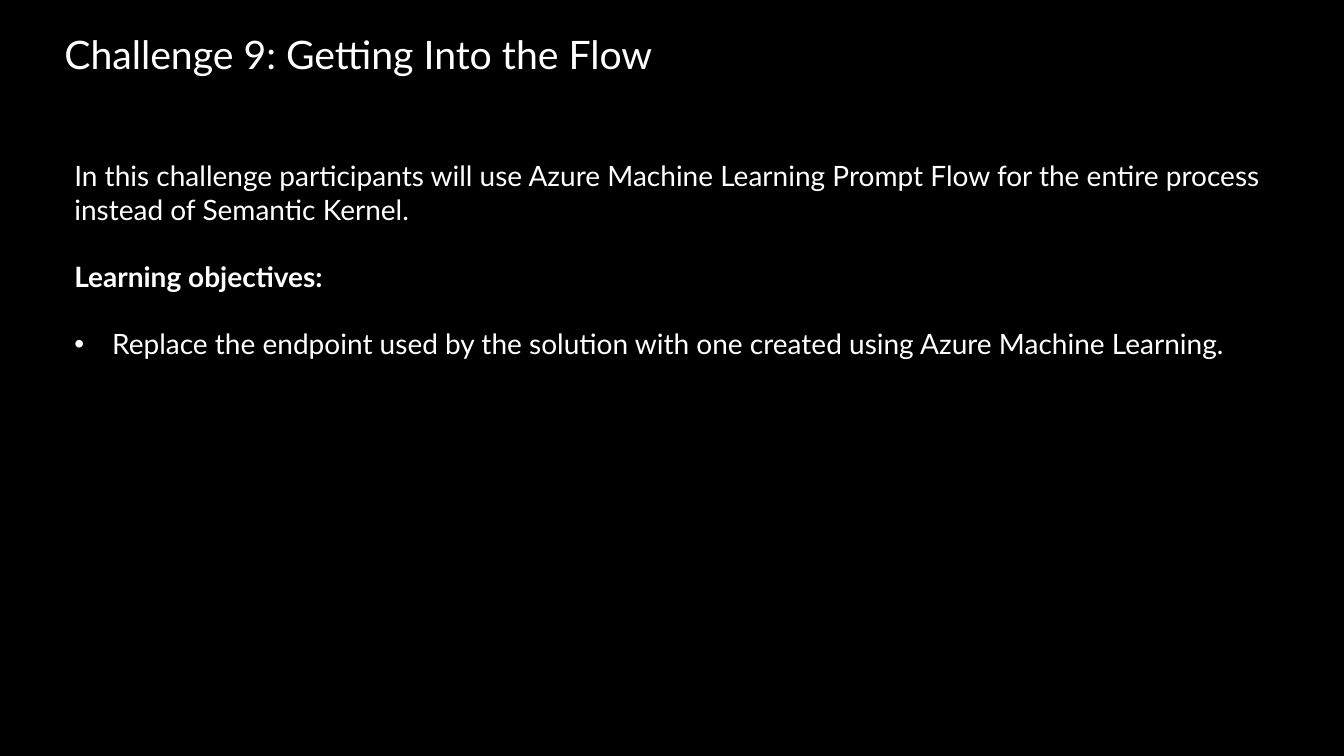
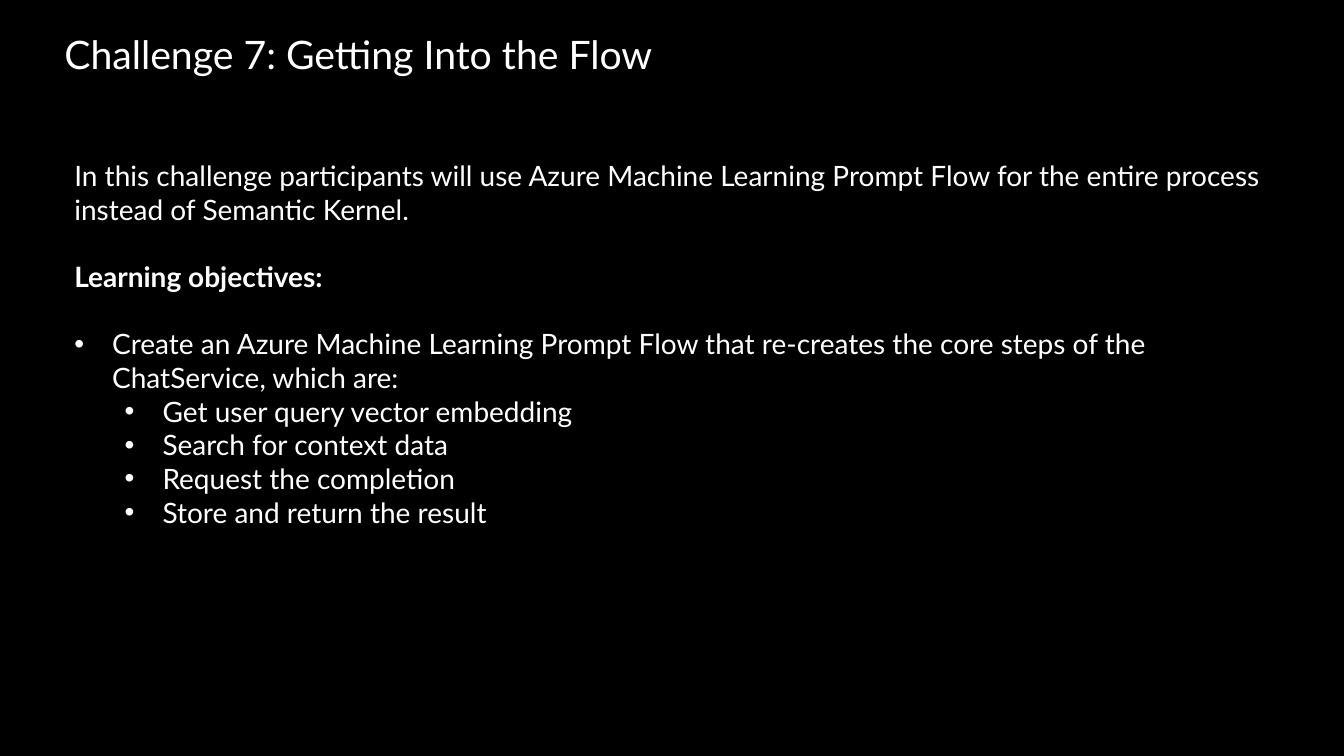
Before and after one commit to Azure/Build-Modern-AI-Apps-Hackathon, a slide deck: slide 19 of OpenAI_Cosmos_DB_Tech_Scenario_Attendee_Coach_Deck.pptx (slide 21 before the commit). Drawn at 1344x756 pixels with LibreOffice and Linux fonts; fonts in the diff are those of the drawing; background and template pictures are left out. Boxes give left, top, right and bottom in pixels: in the first picture for what was removed or moved away, otherwise in the second. Text is boxed around its words. In the diff, an @@ line names an element or a change of style, - is before the commit and + after.

```diff
--- a/OpenAI_Cosmos_DB_Tech_Scenario_Attendee_Coach_Deck.pptx
+++ b/OpenAI_Cosmos_DB_Tech_Scenario_Attendee_Coach_Deck.pptx
@@ title at bbox=[64, 40, 653, 76]: text changed @@
-Challenge 9: Getting Into the Flow
+Challenge 7: Getting Into the Flow
@@ text at bbox=[112, 333, 1145, 524]: text changed @@
-• Replace the endpoint used by the solution with one created using Azure Machine Learning.
+• Create an Azure Machine Learning Prompt Flow that re-creates the core steps of the ChatService, which are:
+  • Get user query vector embedding
+  • Search for context data
+  • Request the completion
+  • Store and return the result
```
Also in this commit, not shown: 6 other slides changed, 2 slides removed, 2 other files.
